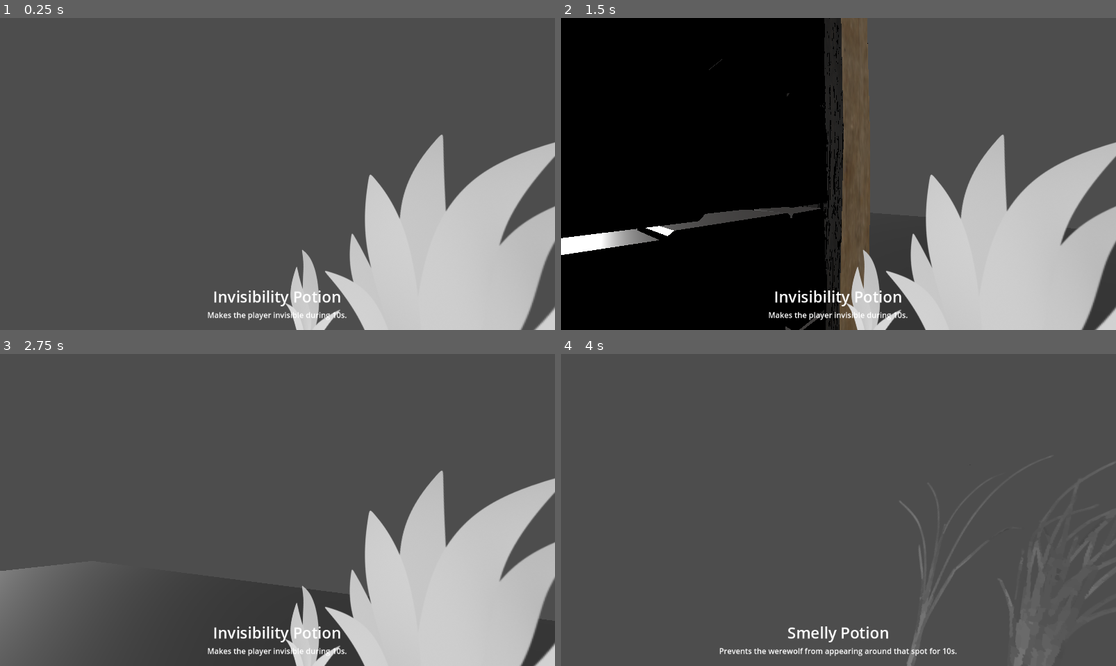
Above: before the commit, frames 1-4 (two rows, left to right).
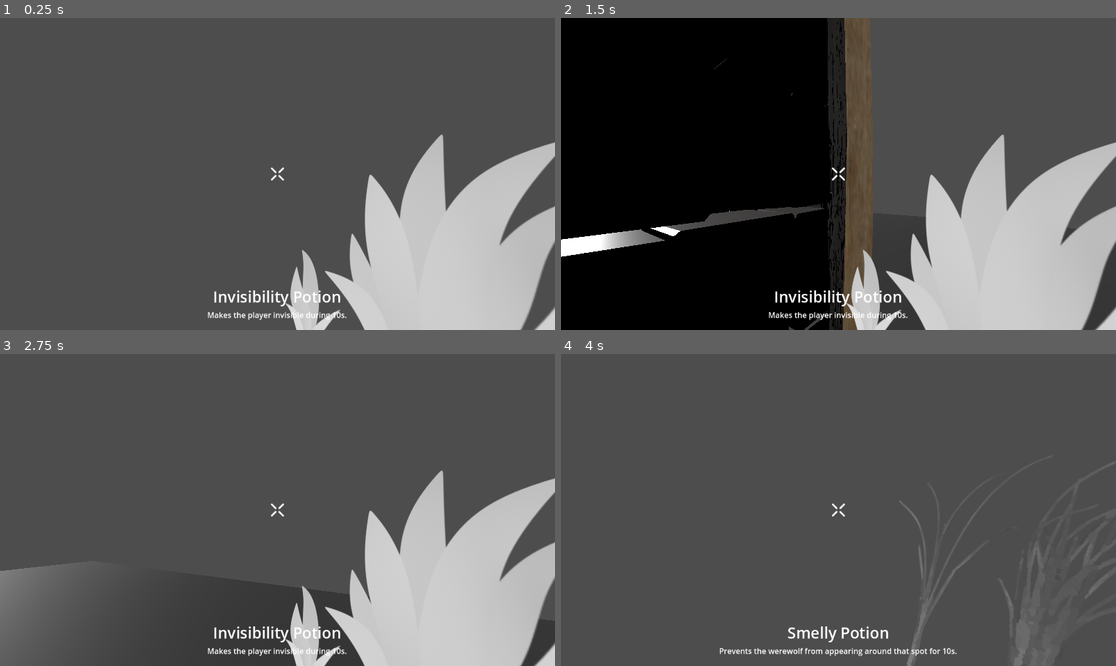
Above: after the commit, the same moments.

Repository: ThomasProg/PirateJamSummer2024
Game: Godot game, scene res://devs/progz/testScenes/wolfMechanicTestScene.tscn
Same seed, same stepped clock (60 frames per second), same inputs: the game is played once before the commit and once after it. This scene is started directly instead of the project's main scene. The engine's default icon, where the game draws it, is replaced by a stand-in: a white triangle on a blue panel in a dark square.
Inputs (mouse positions are in pixels of both pictures, inside the frame that each line leads up to):
- Up to frame 1 (0.25 s): no input
- Up to frame 2 (1.5 s): tap Enter (ui_accept) at 0.5, 0.77 s; move the mouse to (960, 158) at 0.52 s; hold Right (ui_right) 0.53-1.28 s; tap Y (InvertMouseYAxis) at 0.6 s; click (960, 158) at 0.8 s; move the mouse to (810, 174) at 1.27 s; hold Up (ui_up) from 1.28 s (still down); click (810, 174) at 1.35 s
- Up to frame 3 (2.75 s): keep holding Up (ui_up); tap Enter (ui_accept) at 1.52 s; tap Y (InvertMouseYAxis) at 1.55, 2.1 s; move the mouse to (288, 503) at 2.02 s; click (288, 503) at 2.3 s
- Up to frame 4 (4 s): keep holding Up (ui_up); move the mouse to (832, 516) at 2.77 s; tap Mouse wheel up (NextItem) at 2.85 s; click (832, 516) at 2.92 s; tap Enter (ui_accept) at 3.02, 3.77 s; tap Y (InvertMouseYAxis) at 3.05 s; move the mouse to (877, 513) at 3.52 s; tap Mouse wheel down (PreviousItem) at 3.6 s; click (877, 513) at 3.8 s

The runs differ from the first frame. In frame 1, less than 0.1% of the frame differs, in the area x 48-52%, y 47-53%; in frame 2, 2.4%, in the area x 0-57%, y 0-100%; in frame 3, less than 0.1%; in frame 4, less than 0.1%.

Commit message:
peeking improved, alchemy table added, inventory system added, interactible system added, cursor added

Diff:
--- a/Game/devs/progz/testScenes/wolfMechanicTestScene.tscn
+++ b/Game/devs/progz/testScenes/wolfMechanicTestScene.tscn
@@ -1,8 +1,9 @@
-[gd_scene load_steps=7 format=3 uid="uid://dkrsjnj5558i0"]
+[gd_scene load_steps=8 format=3 uid="uid://dkrsjnj5558i0"]
 
 [ext_resource type="PackedScene" uid="uid://bmotrrb5fci2n" path="res://prefabs/gameplayObjects/player.tscn" id="1_yi5xg"]
 [ext_resource type="PackedScene" uid="uid://bgnpbh7ncbwlr" path="res://art/playerHut/player-hut-mk2.glb" id="2_xonsm"]
 [ext_resource type="PackedScene" uid="uid://cacg3rg6rfwit" path="res://prefabs/events/nightEvent/nightEvent.tscn" id="3_2447y"]
+[ext_resource type="PackedScene" uid="uid://cjgg8s1xbkm67" path="res://prefabs/gameplayObjects/alchemyTable.tscn" id="5_jh4au"]
 [ext_resource type="PackedScene" uid="uid://cs0cbrtxk55a8" path="res://prefabs/events/nightEvent/wolf.tscn" id="5_mhyy5"]
 
 [sub_resource type="BoxShape3D" id="BoxShape3D_ty6ui"]
@@ -32,7 +33,7 @@
 transform = Transform3D(0.0790253, 0.0808615, -0.993588, 0.777933, 0.618251, 0.112188, 0.623358, -0.78181, -0.0140474, 0, 0, 0)
 
 [node name="player-hut-mk0" parent="." instance=ExtResource("2_xonsm")]
-transform = Transform3D(1, 0, 0, 0, 1, 0, 0, 0, 1, -0.58699, -0.124554, 0.382744)
+transform = Transform3D(1, 0, 0, 0, 1, 0, 0, 0, 1, -0.57253, -0.12471, 0.375709)
 
 [node name="NightEvent" parent="." node_paths=PackedStringArray("peekAnchorGroup", "wolf") instance=ExtResource("3_2447y")]
 peekAnchorGroup = NodePath("../PeekAnchorGroup")
@@ -40,20 +41,27 @@
 
 [node name="NightTimer" parent="NightEvent" index="0"]
 nightDuration = 60.0
-peekTimes = Array[float]([5.0, 15.0, 25.0])
+peekTimes = Array[float]([])
 
 [node name="PeekAnchorGroup" type="Node3D" parent="."]
 
 [node name="PeekAnchor" type="Node3D" parent="PeekAnchorGroup"]
-transform = Transform3D(1, 0, 0, 0, 1, 0, 0, 0, 1, -2.49755, 1.82582, 4.65263)
+transform = Transform3D(1, 0, 0, 0, 1, 0, 0, 0, 1, -2.77809, 1.85647, 4.42032)
 
 [node name="PeekAnchor2" type="Node3D" parent="PeekAnchorGroup"]
-transform = Transform3D(1, 0, 0, 0, 1, 0, 0, 0, 1, 0.973976, 1.16397, 4.38419)
+transform = Transform3D(1, 0, 0, 0, 1, 0, 0, 0, 1, 0.857589, 1.16397, 4.38419)
 
 [node name="PeekAnchor3" type="Node3D" parent="PeekAnchorGroup"]
-transform = Transform3D(1, 0, 0, 0, 1, 0, 0, 0, 1, 2.83352, 1.18214, 1.57502)
+transform = Transform3D(1, 0, 0, 0, 1, 0, 0, 0, 1, 2.78058, 1.37749, 1.64885)
 
-[node name="Wolf" parent="." node_paths=PackedStringArray("target") instance=ExtResource("5_mhyy5")]
+[node name="Wolf" parent="." node_paths=PackedStringArray("target", "lookAt") instance=ExtResource("5_mhyy5")]
+transform = Transform3D(100, 0, 0, 0, 100, 0, 0, 0, 100, 0.0064702, 1.19209e-07, 0.00165534)
+peekingDuration = 100.0
+maxTargetPeekedTime = 100.0
 target = NodePath("../Player")
+lookAt = NodePath("../player-hut-mk0")
+
+[node name="AlchemyTable" parent="." instance=ExtResource("5_jh4au")]
+transform = Transform3D(1, 0, 0, 0, 1, 0, 0, 0, 1, -2.07196, 0, 0)
 
 [editable path="NightEvent"]
--- /dev/null
+++ b/Game/inventoryAssets/potions/redPotion.tres
@@ -0,0 +1,11 @@
+[gd_resource type="Resource" script_class="InventoryItem" load_steps=3 format=3 uid="uid://b5ikawlod3v5a"]
+
+[ext_resource type="Script" path="res://scripts/inventory/inventoryItem.gd" id="1_twd0f"]
+[ext_resource type="Texture2D" uid="uid://c08mm3p2ehvr6" path="res://addons/proton_scatter/demos/assets/textures/t_grass.png" id="2_xdl6c"]
+
+[resource]
+script = ExtResource("1_twd0f")
+name = "Red Potion"
+description = "Use it against the wolf if he has red eyes!"
+texture = ExtResource("2_xdl6c")
+type = 0
--- /dev/null
+++ b/Game/inventoryAssets/potions/yellowPotion.tres
@@ -0,0 +1,11 @@
+[gd_resource type="Resource" script_class="InventoryItem" load_steps=3 format=3 uid="uid://cnnujc7uicalb"]
+
+[ext_resource type="Script" path="res://scripts/inventory/inventoryItem.gd" id="1_xhunk"]
+[ext_resource type="Texture2D" uid="uid://c08mm3p2ehvr6" path="res://addons/proton_scatter/demos/assets/textures/t_grass.png" id="2_wlf85"]
+
+[resource]
+script = ExtResource("1_xhunk")
+name = "Yellow Potion"
+description = "Use it against the wolf if he has yellow eyes!"
+texture = ExtResource("2_wlf85")
+type = 0
--- a/Game/prefabs/events/nightEvent/wolf.tscn
+++ b/Game/prefabs/events/nightEvent/wolf.tscn
@@ -12,7 +12,7 @@
 eyeAnchors = [NodePath("EyeAnchor1"), NodePath("EyeAnchor2")]
 
 [node name="EyeAnchor1" type="Node3D" parent="."]
-transform = Transform3D(1, 0, 0, 0, 1, 0, 0, 0, 1, -0.00277608, 0.00260643, 0)
+transform = Transform3D(1, 0, 0, 0, 1, 0, 0, 0, 1, -0.003, 0, 0)
 
 [node name="EyeAnchor2" type="Node3D" parent="."]
-transform = Transform3D(1, 0, 0, 0, 1, 0, 0, 0, 1, 0.00260954, 0.00246655, 0)
+transform = Transform3D(1, 0, 0, 0, 1, 0, 0, 0, 1, 0.003, 0, 0)
--- /dev/null
+++ b/Game/prefabs/gameplayObjects/alchemyTable.tscn
@@ -0,0 +1,86 @@
+[gd_scene load_steps=9 format=3 uid="uid://cjgg8s1xbkm67"]
+
+[ext_resource type="Script" path="res://scripts/gameplayObjects/alchemyTable.gd" id="1_wr1u7"]
+[ext_resource type="Script" path="res://scripts/components/interactable.gd" id="2_lwojp"]
+
+[sub_resource type="SphereShape3D" id="SphereShape3D_7r6gh"]
+radius = 1.5
+
+[sub_resource type="BoxShape3D" id="BoxShape3D_hw0hh"]
+size = Vector3(0.1, 0.2, 0.1)
+
+[sub_resource type="BoxMesh" id="BoxMesh_0wbch"]
+
+[sub_resource type="StandardMaterial3D" id="StandardMaterial3D_tv85k"]
+emission_enabled = true
+emission = Color(0.956863, 0, 0, 1)
+emission_energy_multiplier = 5.05
+
+[sub_resource type="BoxShape3D" id="BoxShape3D_88r0e"]
+size = Vector3(0.1, 0.2, 0.1)
+
+[sub_resource type="StandardMaterial3D" id="StandardMaterial3D_617p7"]
+emission_enabled = true
+emission = Color(0.890196, 0.780392, 0, 1)
+emission_energy_multiplier = 5.05
+
+[node name="AlchemyTable" type="Area3D"]
+script = ExtResource("1_wr1u7")
+
+[node name="CollisionShape3D" type="CollisionShape3D" parent="."]
+shape = SubResource("SphereShape3D_7r6gh")
+
+[node name="StaticBody3D" type="StaticBody3D" parent="."]
+
+[node name="CollisionShape3D" type="CollisionShape3D" parent="StaticBody3D"]
+shape = SubResource("BoxShape3D_hw0hh")
+
+[node name="MeshInstance3D" type="MeshInstance3D" parent="StaticBody3D"]
+mesh = SubResource("BoxMesh_0wbch")
+skeleton = NodePath("../../..")
+
+[node name="Interactable" type="Node" parent="StaticBody3D"]
+script = ExtResource("2_lwojp")
+interactionName = "Alchemy Table"
+interactionDescription = "Stay close to brew potions"
+
+[node name="Red" type="StaticBody3D" parent="StaticBody3D"]
+transform = Transform3D(1, 0, 0, 0, 1, 0, 0, 0, 1, -0.217358, 0.590221, 0.155024)
+
+[node name="CollisionShape3D" type="CollisionShape3D" parent="StaticBody3D/Red"]
+shape = SubResource("BoxShape3D_hw0hh")
+metadata/_edit_lock_ = true
+
+[node name="MeshInstance3D" type="MeshInstance3D" parent="StaticBody3D/Red"]
+transform = Transform3D(0.1, 0, 0, 0, 0.2, 0, 0, 0, 0.1, 0, 0, 0)
+mesh = SubResource("BoxMesh_0wbch")
+skeleton = NodePath("../../../..")
+surface_material_override/0 = SubResource("StandardMaterial3D_tv85k")
+metadata/_edit_lock_ = true
+
+[node name="Interactable" type="Node" parent="StaticBody3D/Red"]
+script = ExtResource("2_lwojp")
+interactionName = "Red Potion"
+interactionDescription = "Click to brew"
+
+[node name="Yelow" type="StaticBody3D" parent="StaticBody3D"]
+transform = Transform3D(1, 0, 0, 0, 1, 0, 0, 0, 1, -0.217358, 0.585445, -0.207957)
+
+[node name="CollisionShape3D" type="CollisionShape3D" parent="StaticBody3D/Yelow"]
+shape = SubResource("BoxShape3D_88r0e")
+metadata/_edit_lock_ = true
+
+[node name="MeshInstance3D" type="MeshInstance3D" parent="StaticBody3D/Yelow"]
+transform = Transform3D(0.1, 0, 0, 0, 0.2, 0, 0, 0, 0.1, 0, 0, 0)
+mesh = SubResource("BoxMesh_0wbch")
+skeleton = NodePath("../../../..")
+surface_material_override/0 = SubResource("StandardMaterial3D_617p7")
+metadata/_edit_lock_ = true
+
+[node name="Interactable" type="Node" parent="StaticBody3D/Yelow"]
+script = ExtResource("2_lwojp")
+interactionName = "Yellow Potion"
+interactionDescription = "Click to brew"
+
+[connection signal="body_entered" from="." to="." method="_on_body_entered"]
+[connection signal="body_exited" from="." to="." method="_on_body_exited"]
--- a/Game/prefabs/gameplayObjects/player.tscn
+++ b/Game/prefabs/gameplayObjects/player.tscn
@@ -1,21 +1,22 @@
-[gd_scene load_steps=8 format=3 uid="uid://bmotrrb5fci2n"]
+[gd_scene load_steps=10 format=3 uid="uid://bmotrrb5fci2n"]
 
 [ext_resource type="Script" path="res://scripts/gameplayObjects/player.gd" id="1_0anxm"]
 [ext_resource type="Resource" uid="uid://dgxb1wbqvtlrr" path="res://inventoryAssets/inventories/potionInventory.tres" id="2_i2ovb"]
 [ext_resource type="Texture2D" uid="uid://bku25qj0sjo63" path="res://icon.svg" id="2_u3o1f"]
-[ext_resource type="Resource" uid="uid://cmajo12ucvbyw" path="res://inventoryAssets/inventories/ingredientsInventory.tres" id="3_543l3"]
+[ext_resource type="Texture2D" uid="uid://dg8yvxkhcmvw2" path="res://art/cursors/hit_marker.png" id="3_vhjkl"]
 [ext_resource type="Script" path="res://scripts/inventory/potionSelector.gd" id="5_qqyfv"]
+[ext_resource type="Script" path="res://scripts/components/alchemyTableInteractor.gd" id="6_bmoqy"]
 [ext_resource type="Script" path="res://scripts/inventory/potionSelectorFeedback.gd" id="6_nuewa"]
+[ext_resource type="Script" path="res://scripts/components/interactionComponent.gd" id="7_c2x38"]
 
 [sub_resource type="CapsuleShape3D" id="CapsuleShape3D_8gchk"]
 radius = 0.229
 height = 1.7
 
-[node name="Player" type="CharacterBody3D" node_paths=PackedStringArray("camera")]
+[node name="Player" type="CharacterBody3D" node_paths=PackedStringArray("camera", "collider")]
 script = ExtResource("1_0anxm")
 camera = NodePath("Camera3D")
-potionsInventory = ExtResource("2_i2ovb")
-ingredientsInventory = ExtResource("3_543l3")
+collider = NodePath("CollisionShape3D")
 
 [node name="CollisionShape3D" type="CollisionShape3D" parent="."]
 shape = SubResource("CapsuleShape3D_8gchk")
@@ -31,6 +32,10 @@
 double_sided = false
 no_depth_test = true
 texture = ExtResource("2_u3o1f")
+
+[node name="InteractRayCast3D" type="RayCast3D" parent="Camera3D"]
+target_position = Vector3(0, 0, -3)
+debug_shape_custom_color = Color(0, 0, 0, 0)
 
 [node name="UI" type="CanvasLayer" parent="."]
 
@@ -63,6 +68,37 @@
 text = "[center]Does things[/center]"
 fit_content = true
 
+[node name="ProgressBar" type="ProgressBar" parent="UI/MarginContainer/VBoxContainer"]
+custom_minimum_size = Vector2(0, 25)
+layout_mode = 2
+max_value = 1.0
+show_percentage = false
+
+[node name="RichTextLabel" type="RichTextLabel" parent="UI/MarginContainer/VBoxContainer/ProgressBar"]
+layout_mode = 1
+anchors_preset = 15
+anchor_right = 1.0
+anchor_bottom = 1.0
+grow_horizontal = 2
+grow_vertical = 2
+bbcode_enabled = true
+text = "[center]Brewing potion...[/center]"
+fit_content = true
+
+[node name="TextureRect" type="TextureRect" parent="UI"]
+anchors_preset = 8
+anchor_left = 0.5
+anchor_top = 0.5
+anchor_right = 0.5
+anchor_bottom = 0.5
+offset_left = -20.0
+offset_top = -20.0
+offset_right = 20.0
+offset_bottom = 20.0
+grow_horizontal = 2
+grow_vertical = 2
+texture = ExtResource("3_vhjkl")
+
 [node name="PotionSelector" type="Node" parent="."]
 script = ExtResource("5_qqyfv")
 currentlySelectedItemIndex = -1
@@ -74,3 +110,13 @@
 potionSelector = NodePath("..")
 itemNameText = NodePath("../../UI/MarginContainer/VBoxContainer/ItemName")
 itemDescText = NodePath("../../UI/MarginContainer/VBoxContainer/ItemDescription")
+
+[node name="AlchemyTableInteractor" type="Node" parent="." node_paths=PackedStringArray("progressBar")]
+script = ExtResource("6_bmoqy")
+progressBar = NodePath("../UI/MarginContainer/VBoxContainer/ProgressBar")
+
+[node name="InteractionComponent" type="Node" parent="." node_paths=PackedStringArray("interactionRaycast", "interactionNameText", "interactionDescText")]
+script = ExtResource("7_c2x38")
+interactionRaycast = NodePath("../Camera3D/InteractRayCast3D")
+interactionNameText = NodePath("../UI/MarginContainer/VBoxContainer/ItemName")
+interactionDescText = NodePath("../UI/MarginContainer/VBoxContainer/ItemDescription")
--- a/Game/project.godot
+++ b/Game/project.godot
@@ -14,6 +14,10 @@
 run/main_scene="res://scenes/main.tscn"
 config/features=PackedStringArray("4.2", "Forward Plus")
 config/icon="res://icon.svg"
+
+[display]
+
+mouse_cursor/custom_image="res://art/cursors/hit_marker.png"
 
 [editor_plugins]
 
@@ -82,3 +86,8 @@
 , Object(InputEventKey,"resource_local_to_scene":false,"resource_name":"","device":-1,"window_id":0,"alt_pressed":false,"shift_pressed":false,"ctrl_pressed":false,"meta_pressed":false,"pressed":false,"keycode":0,"physical_keycode":49,"key_label":0,"unicode":49,"echo":false,"script":null)
 ]
 }
+Interact={
+"deadzone": 0.5,
+"events": [Object(InputEventMouseButton,"resource_local_to_scene":false,"resource_name":"","device":-1,"window_id":0,"alt_pressed":false,"shift_pressed":false,"ctrl_pressed":false,"meta_pressed":false,"button_mask":1,"position":Vector2(107, 3),"global_position":Vector2(111, 44),"factor":1.0,"button_index":1,"canceled":false,"pressed":true,"double_click":false,"script":null)
+]
+}
--- /dev/null
+++ b/Game/scripts/components/alchemyTableInteractor.gd
@@ -0,0 +1,22 @@
+extends Node
+class_name AlchemyTableInteractor
+
+@export var progressBar:ProgressBar
+@export var currentProgress:float = 0
+
+var table:AlchemyTable = null
+
+func onAreaEntered(newTable):
+	table = newTable
+	progressBar.max_value = table.timeForPotion
+
+func onAreaExited(newTable):
+	table = null
+
+func _process(delta):
+	if (table != null):
+		currentProgress += delta
+		progressBar.value = currentProgress
+		progressBar.visible = true
+	else:
+		progressBar.visible = false
--- /dev/null
+++ b/Game/scripts/components/interactable.gd
@@ -0,0 +1,7 @@
+extends Node
+class_name Interactable
+
+@export var interactionName:String = "Click to [...]"
+@export var interactionDescription:String = "Click to [...]"
+
+signal onInteracted(player:Player)
--- /dev/null
+++ b/Game/scripts/components/interactionComponent.gd
@@ -0,0 +1,26 @@
+extends Node
+
+@export var interactionRaycast:RayCast3D
+@export var interactionNameText:RichTextLabel
+@export var interactionDescText:RichTextLabel
+
+var collidedLastFrame:bool = false
+
+func _physics_process(delta):
+	var isCollidingThisFrame:bool = false
+	var interactedBody = interactionRaycast.get_collider() as Node3D
+	if (interactedBody):
+		for child in interactedBody.get_children():
+			if child is Interactable:
+				interactionNameText.text = "[center]" + child.interactionName + "[/center]"
+				interactionNameText.visible = true
+				interactionDescText.text = "[center]" + child.interactionDescription + "[/center]"
+				interactionDescText.visible = true
+
+				isCollidingThisFrame = true
+
+	if (not(isCollidingThisFrame) and collidedLastFrame):
+		interactionNameText.visible = false
+		interactionDescText.visible = false
+
+	collidedLastFrame = isCollidingThisFrame
--- a/Game/scripts/events/nightEvent/wolf.gd
+++ b/Game/scripts/events/nightEvent/wolf.gd
@@ -4,8 +4,9 @@
 @export var currentTargetPeekedTime:float = 0.0
 @export var peekingDuration:float = 6.0
 @export var maxTargetPeekedTime:float = 5.0
-@export var target: CharacterBody3D
+@export var target: Player
 @export var eyeAnchors: Array[Node3D]
+@export var lookAt:Node3D
 var raycasts:Array[RayCast3D]
 
 signal onWolfWin()
@@ -47,9 +48,18 @@
 	var hasHitTarget:bool = false
 	for i in range(eyeAnchors.size()):
 		raycasts[i].global_position = eyeAnchors[i].global_position
-		raycasts[i].target_position = target.global_position - raycasts[i].global_position
+
+		var globalTargetPos:Vector3 = target.global_position
+		var capsule = target.collider.shape as CapsuleShape3D
+		if (capsule != null):
+			var min = globalTargetPos.y - capsule.height / 2.0
+			var max = globalTargetPos.y + capsule.height / 2.0
+			globalTargetPos.y = clampf(raycasts[i].global_position.y, min, max)
+
+		raycasts[i].target_position = globalTargetPos - raycasts[i].global_position
 
 		var hit = raycasts[i].get_collider() as Node3D
+
 		if (hit == target):
 			hasHitTarget = true
 
@@ -69,6 +79,6 @@
 	# billboard
 	# Can't use the native feature since it doesn't lead to children
 	# to update their transforms (we want the eyes to follow)
-	var cameraPos = get_viewport().get_camera_3d().global_position
-	cameraPos.y = global_position.y
-	look_at(cameraPos, Vector3(0, 1, 0))
+	var posToLookAt = lookAt.global_position #get_viewport().get_camera_3d().global_position
+	posToLookAt.y = global_position.y
+	look_at(posToLookAt, Vector3(0, 1, 0))
--- /dev/null
+++ b/Game/scripts/gameplayObjects/alchemyTable.gd
@@ -0,0 +1,20 @@
+extends Area3D
+class_name AlchemyTable
+
+@export var timeForPotion:float = 10.0
+var isPlayerIn:bool = false
+
+func _on_body_entered(body):
+	if body is Player:
+		isPlayerIn = true
+		for child in body.get_children():
+			if child is AlchemyTableInteractor:
+				child.onAreaEntered(self)
+
+
+func _on_body_exited(body):
+	if body is Player:
+		isPlayerIn = false
+		for child in body.get_children():
+			if child is AlchemyTableInteractor:
+				child.onAreaExited(self)
--- a/Game/scripts/gameplayObjects/player.gd
+++ b/Game/scripts/gameplayObjects/player.gd
@@ -1,11 +1,15 @@
 extends CharacterBody3D
+class_name Player
 
 @export var camera:Camera3D
+@export var collider:CollisionShape3D
 @export var mouseSensitivity = 0.002
 
 @export var speed = 5.0
 @export var jumpVelocity = 4.5
 @export var invertMouseY = false;
+
+@export var enableTestRayCast:bool = false
 
 # Get the gravity from the project settings to be synced with RigidBody nodes.
 var gravity = ProjectSettings.get_setting("physics/3d/default_gravity")
@@ -40,7 +44,21 @@
 				Input.mouse_mode = Input.MOUSE_MODE_CAPTURED
 
 	if Input.is_action_just_pressed("InvertMouseYAxis"):
-			invertMouseY = not(invertMouseY)
+		invertMouseY = not(invertMouseY)
+
+	if Input.is_action_just_pressed("Interact"):
+		if (OS.is_debug_build() and enableTestRayCast):
+			var raycast = RayCast3D.new()
+			get_parent().add_child(raycast)
+			raycast.name = "TestRay"
+			raycast.global_position = camera.global_position
+			raycast.target_position = -camera.get_global_transform().basis.z * 2
+			raycast.force_raycast_update()
+
+			if (raycast.is_colliding()):
+				print(raycast.get_collider())
+			else:
+				print("Nothing interacted with")
 
 
 func _physics_process(delta):
--- a/Game/scripts/inventory/potionSelectorFeedback.gd
+++ b/Game/scripts/inventory/potionSelectorFeedback.gd
@@ -10,6 +10,9 @@
 	potionSelector.onNewItemSelected.connect(func(item:InventoryItem):
 		print("new item: ", item.name)
 		potionSprite.texture = item.texture
+
+		itemNameText.visible = true
+		itemDescText.visible = true
 		itemNameText.text = "[center] %s [/center]" % [item.name]
 		itemDescText.text = "[center] %s [/center]" % [item.description]
 		)
Binary file added: Game/art/cursors/hit_marker.png
Not shown, added: Game/art/cursors/hit_marker.png.import
